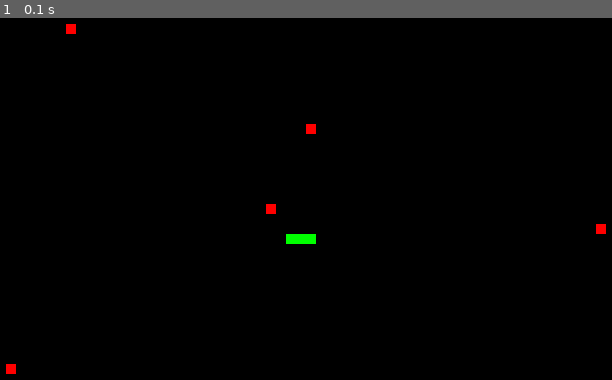
Above: before the commit, frame 1.
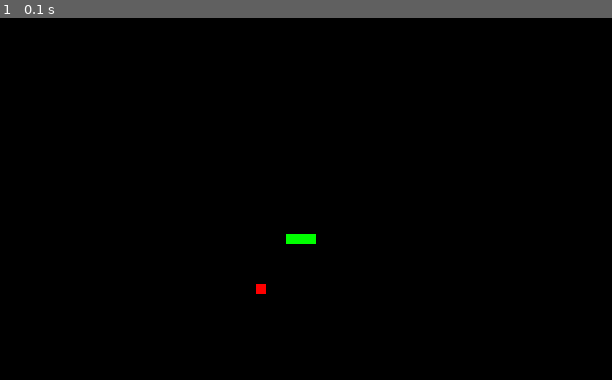
Above: after the commit, the same moment.

Repository: tassan/snake-pygame
Game: pygame game, started from snake.py
Same seed, same stepped clock (60 frames per second), same inputs: the game is played once before the commit and once after it.
Inputs:
- Up to frame 1 (0.1 s): no input

The runs differ from the first frame. In frame 1, 0.3% of the frame differs, in the area x 0-100%, y 1-99%.

Commit message:
Exibindo maçã e a cobra na tela do usuário

Diff:
--- a/snake.py
+++ b/snake.py
@@ -21,6 +21,7 @@
 
 
 # Definindo a nossa maçã
+apple_position = posicao_aleatoria()
 apple = pygame.Surface((10, 10))
 apple.fill((255, 0, 0))
 
@@ -33,8 +34,7 @@
             pygame.quit()
             exit()
 
-        screen.blit(apple, posicao_aleatoria())
-
+        screen.blit(apple, apple_position)
         for pos in snake_positions:
             screen.blit(snake, pos)
 
